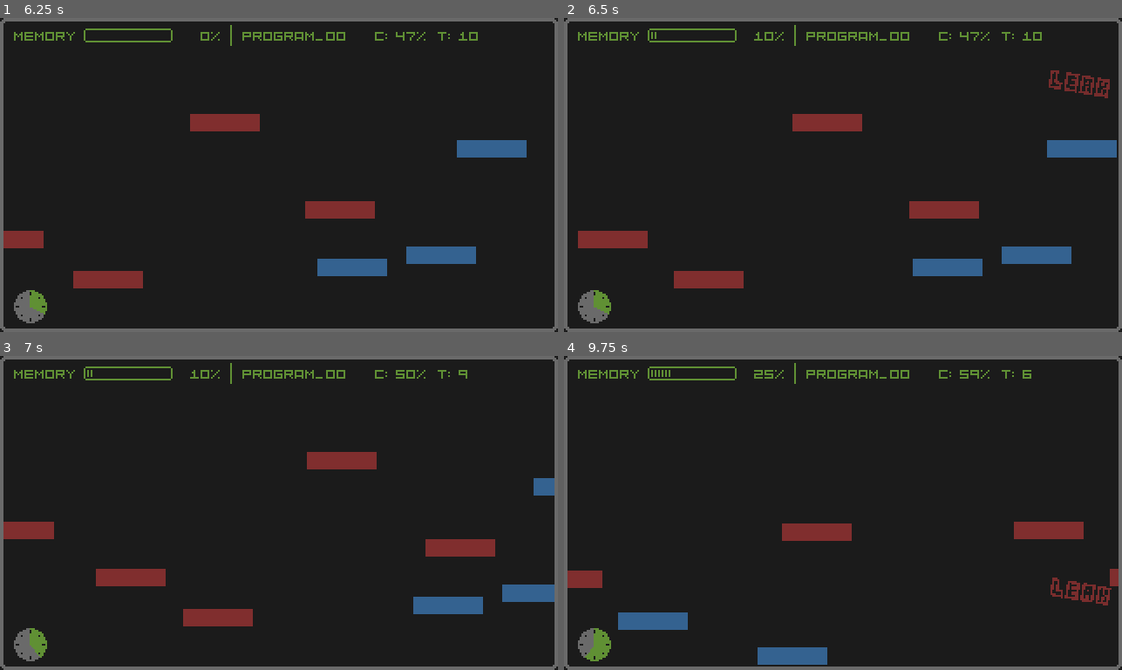
Above: before the commit, frames 1-4 (two rows, left to right).
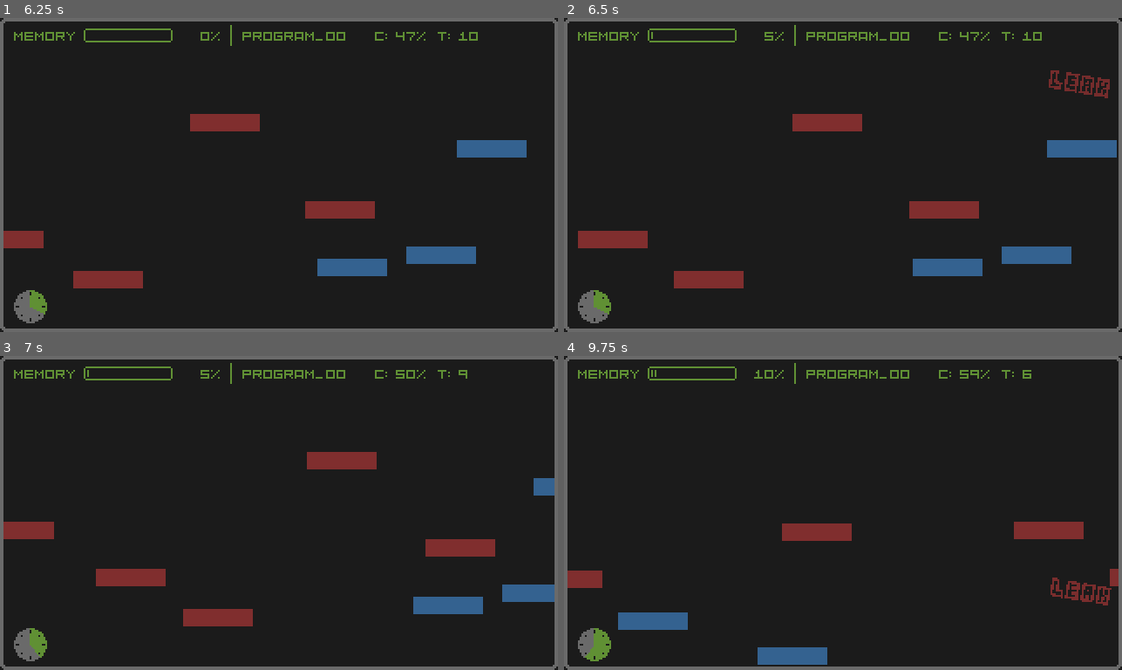
Above: after the commit, the same moments.

Repository: daniboygg/ludumdare-58
Game: Godot game, scene res://main.tscn
The game is run twice, just before and just after one commit, with the same random seed, the same clock (stepped at 60 frames per second) and the same inputs.
Inputs (mouse positions are in pixels of both pictures, inside the frame that each line leads up to):
- Up to frame 1 (6.25 s): click "Start" at 0.5 s; move the mouse to (401, 159) at 1.27 s; click (401, 159) at 1.42 s; move the mouse to (167, 190) at 2.02 s; click (167, 190) at 2.17 s; move the mouse to (334, 105) at 2.77 s; click (334, 105) at 2.92 s; move the mouse to (251, 237) at 3.52 s; click (251, 237) at 3.67 s; move the mouse to (446, 222) at 4.27 s; click (446, 222) at 4.42 s; move the mouse to (111, 127) at 5.02 s; click (111, 127) at 5.17 s; move the mouse to (306, 175) at 5.77 s; click (306, 175) at 5.92 s
- Up to frame 2 (6.5 s): no input
- Up to frame 3 (7 s): move the mouse to (195, 434) at 6.52 s; click (195, 434) at 6.67 s
- Up to frame 4 (9.75 s): move the mouse to (965, 497) at 7.27 s; click (965, 497) at 7.42 s; move the mouse to (731, 528) at 8.02 s; click (731, 528) at 8.17 s; move the mouse to (898, 443) at 8.77 s; click (898, 443) at 8.92 s; move the mouse to (815, 575) at 9.52 s; click (815, 575) at 9.67 s

Frame 1 is identical in both runs. In frame 2, less than 0.1% of the frame differs, in the area x 16-38%, y 4-8%; in frame 3, less than 0.1%; in frame 4, less than 0.1%, in the area x 16-38%, y 4-7%.

Commit message:
Fix bug that counted memory twice

Diff:
--- a/memory.gd
+++ b/memory.gd
@@ -1,7 +1,7 @@
 class_name Memory extends Node2D
 
-signal left_scene(Memory)
-signal killed(Memory)
+signal left_scene(memory: Memory)
+signal killed(memory: Memory)
 
 @onready var animation_player: AnimationPlayer = $AnimationPlayer
 @onready var color_rect: ColorRect = $Node2D/ColorRect
@@ -42,12 +42,12 @@
 		color_rect.color = color_base
 
 	if position.x > Globals.WIDTH:
-		left_scene.emit(self)
 		if is_corrupt:
 			is_killed = true
 			left_scene.emit(self)
 			show_leak_level_and_free()
 		else:
+			left_scene.emit(self)
 			queue_free()
 
 
